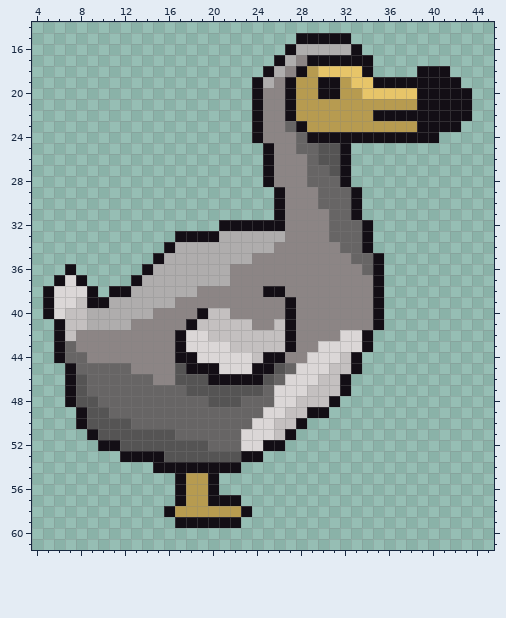
A pixel-art sprite gets an edit: sprite/animal/dodo/preview.png. The first picture shows the starting point.
The file is 48x64 pixels. Shown: x 4..45, y 14..61. The old version is drawn lined up with the new one.
Once edited:
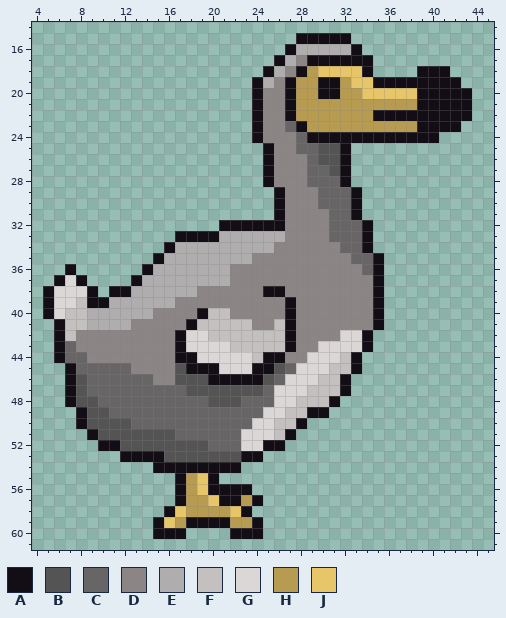
Palette (. is transparent): A #130e15  B #555454  C #676565  D #8c8585  E #afadad  F #c4c0c0  G #dbd7d7  H #b79b50  J #e7c569
The exact change:
whole drawing moved by -2,-1 (the old picture is shown already moved)
Colour A is added in row 56 at x 21 to 23; in row 57 at x 24; in row 59 at x 15 and 24; in row 60 at x 15 to 17 and 22 to 24.
Colour H is added in row 57 at x 23; in row 59 at x 23.
Colour H replaces colour A in row 59 at x 17 and 22.
Colour J is added in row 59 at x 16.
Colour J replaces colour A in row 57 at x 20.
Colour J replaces colour H in rows 55 to 56 at x 19; in row 58 at x 17 and 22.
Boxes around the changes in both pictures, in picture pixels (x1, y1, x2, y2):
changed: (153, 473, 263, 539)
